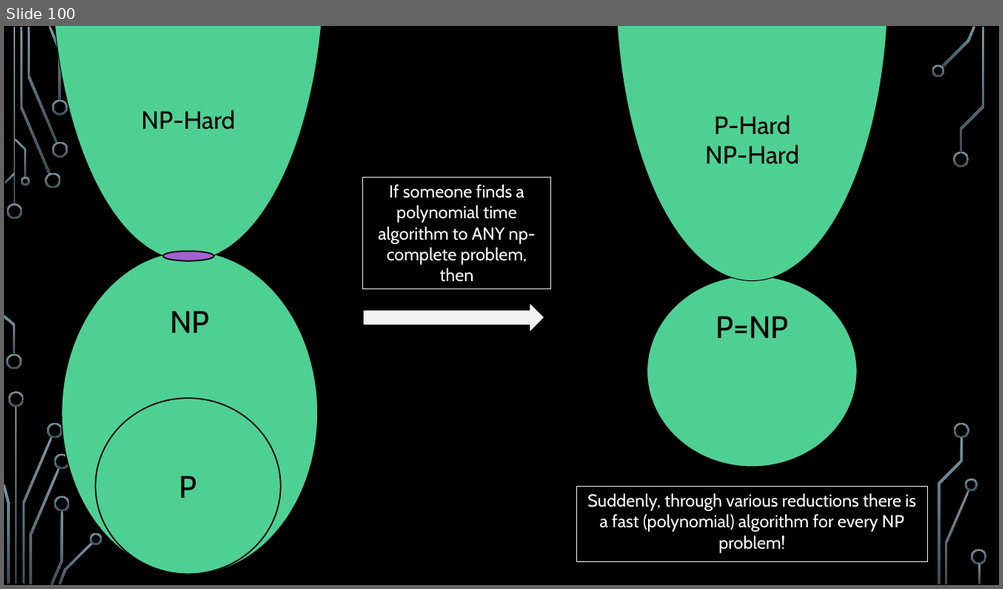
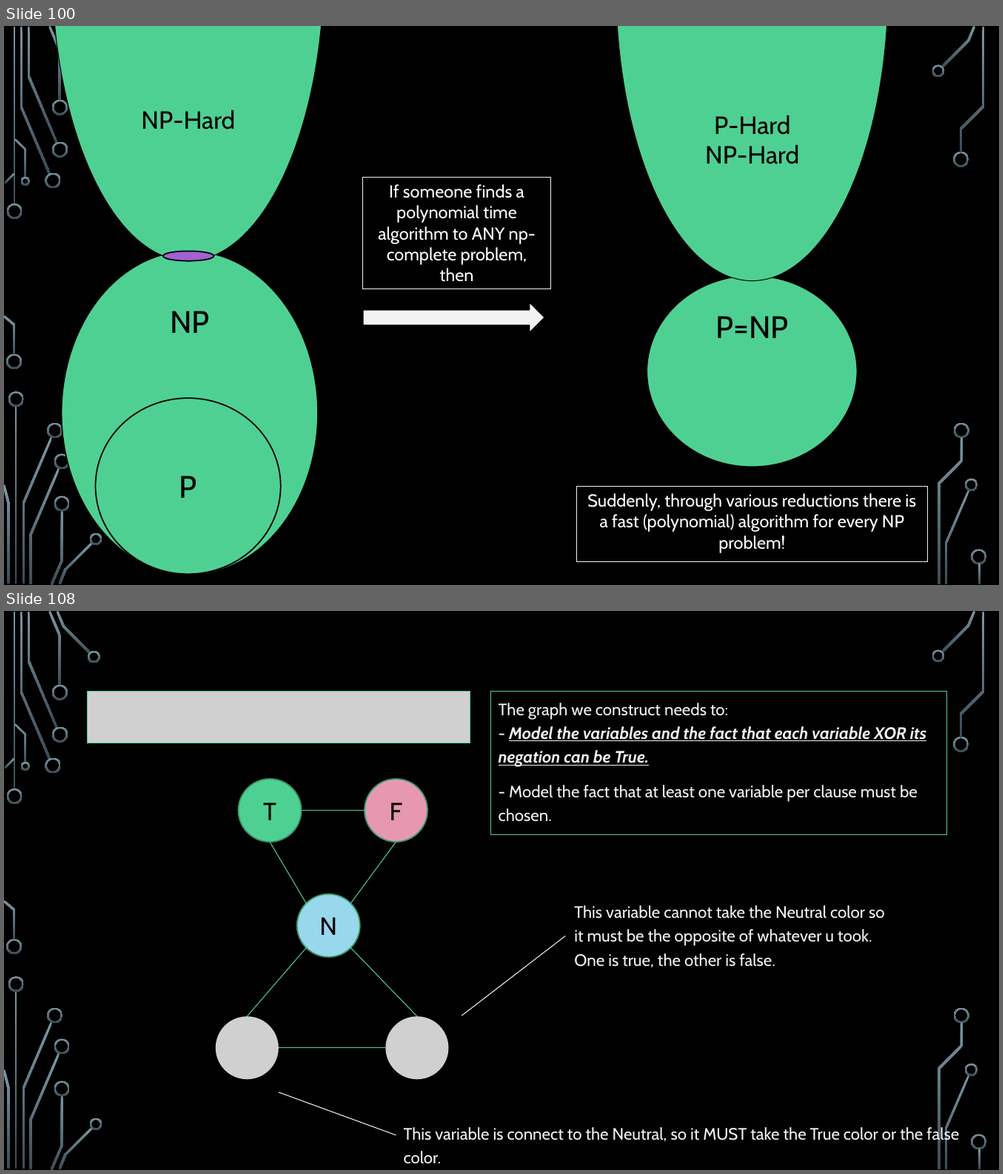
Before and after one commit to markfloryan/dmt2, a slide deck: slides/05-ComplexityTheory.pptx. Shown one above the other, each under a label of ours: slide 100 before the commit, slides 100 and 108 after it; the slides between them are not shown. The pictures are 1003x589 and 1003x1174 pixels, drawn with LibreOffice and Linux fonts; fonts in the diff are those of the drawing; grey boxes stand for pictures; background and template pictures are left out. Boxes give left, top, right and bottom in pixels: in the first picture for what was removed or moved away, otherwise in the second. Text is boxed around its words. In the diff, an @@ line names an element or a change of style, - is before the commit and + after.

```diff
--- a/slides/05-ComplexityTheory.pptx
+++ b/slides/05-ComplexityTheory.pptx
@@ slide 108 added at [4, 611, 999, 1170], background picture (left out); not listed: 36 template elements that a slide beside it also shows @@
@@ picture added at [87, 692, 470, 743] @@
@@ rectangle added at [490, 692, 946, 834], outline #4FD093 0.75 pt, 16 pt, text #F2F2F2 @@
+The graph we construct needs to:
+- Model the variables and the fact that each variable XOR its negation can be True.
+- Model the fact that at least one variable per clause must be chosen.
@@ ellipse added at [239, 779, 301, 842], fill #4FD093, outline #3A9A6D 1.25 pt, 24 pt, text #000000 @@
+T
@@ ellipse added at [364, 779, 427, 842], fill #E798B0, outline #3A9A6D 1.25 pt, 24 pt, text #000000 @@
+F
@@ line added from (364, 810) to (301, 810), #4FD093 0.75 pt @@
@@ line added from (270, 843) to (306, 903), #4FD093 0.75 pt @@
@@ line added from (395, 843) to (351, 903), #4FD093 0.75 pt @@
@@ ellipse added at [297, 894, 360, 957], fill #98D7EC, outline #3A9A6D 1.25 pt, 24 pt, text #000000 @@
+N
@@ text added at [574, 906, 885, 968], 16 pt, text #F2F2F2 @@
+This variable cannot take the Neutral color so it must be the opposite of whatever u took. One is true, the other is false.
@@ line added from (565, 937) to (461, 1016), #F2F2F2 0.75 pt @@
@@ line added from (306, 948) to (247, 1017), #4FD093 0.75 pt @@
@@ line added from (418, 1017) to (351, 948), #4FD093 0.75 pt @@
@@ picture added at [215, 1017, 278, 1079] @@
@@ picture added at [385, 1017, 448, 1079] @@
@@ line added from (279, 1048) to (385, 1048), #4FD093 0.75 pt @@
@@ line added from (395, 1136) to (279, 1093), #F2F2F2 0.75 pt @@
@@ text added at [404, 1125, 959, 1165], 16 pt, text #F2F2F2 @@
+This variable is connect to the Neutral, so it MUST take the True color or the false color.
```
Also in this commit, not shown: 13 other slides added, 2 other files.
